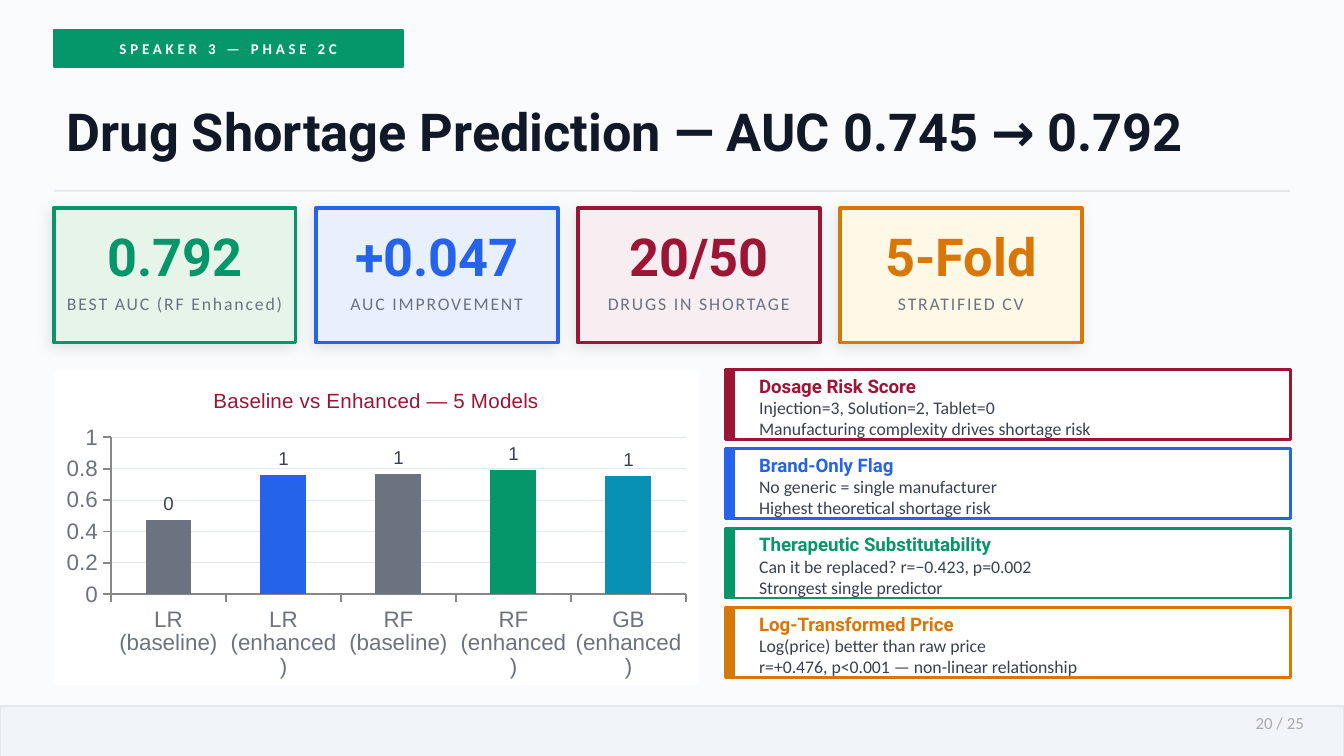
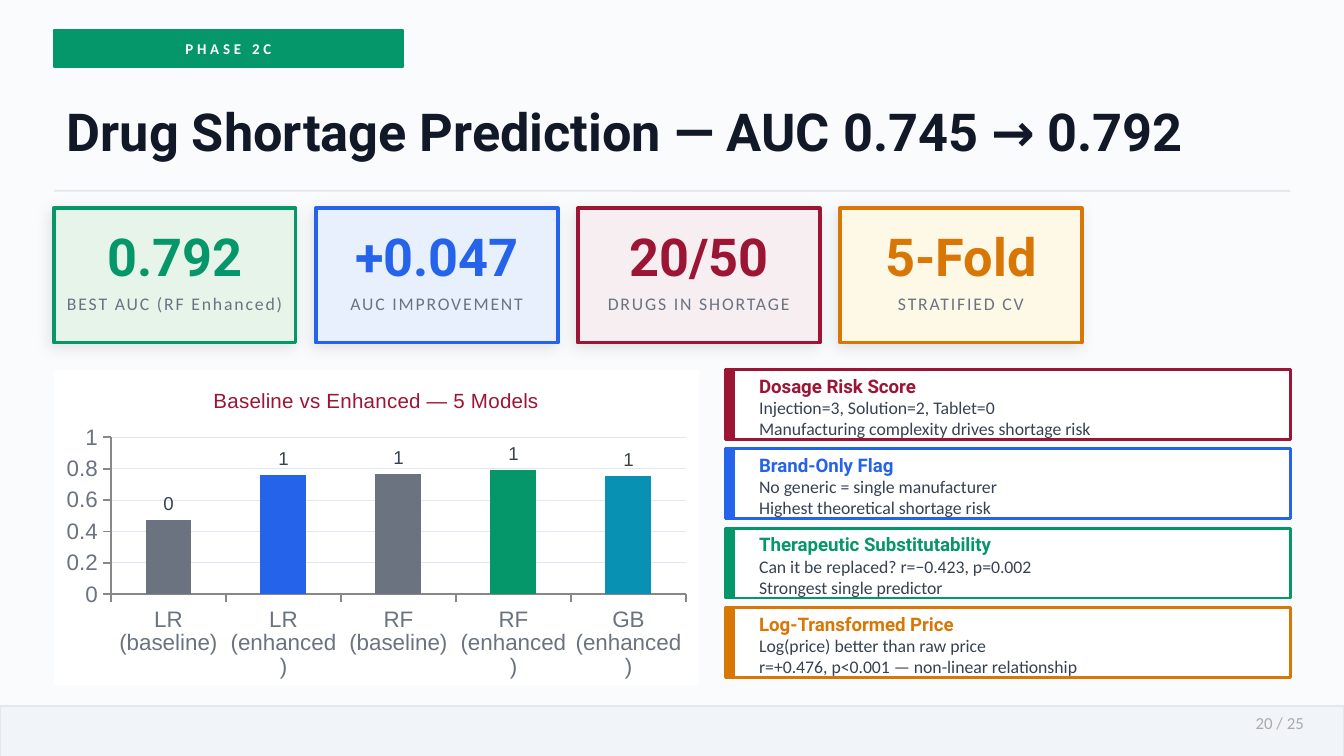
Before and after one commit to Bhawna1201/healthcare-intelligence, a slide deck: slide 20 of healthcare_presentation_notes.pptx. Drawn at 1344x756 pixels with LibreOffice and Linux fonts; fonts in the diff are those of the drawing. Boxes give left, top, right and bottom in pixels: in the first picture for what was removed or moved away, otherwise in the second. Text is boxed around its words. In the diff, an @@ line names an element or a change of style, - is before the commit and + after.

```diff
--- a/healthcare_presentation_notes.pptx
+++ b/healthcare_presentation_notes.pptx
@@ text at (x1=185, y1=44, x2=271, y2=54): text changed @@
-SPEAKER 3 — PHASE 2C
+PHASE 2C
```
Also in this commit, not shown: 18 other slides changed, 3 other files.
